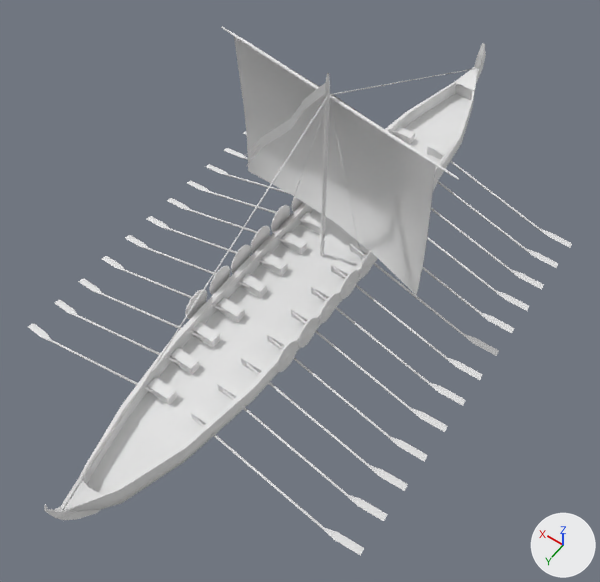
The COLLADA model art/animation/mechanical/norse_snekkja_idle.dae: old version first, new version second.
Camera for both pictures: a 50 mm camera at (-17.6, 26.3, 38.4) aimed at (-1.2, 3.4, 2.4). Lighting does not change. The marker at lower right points along +X, +Y and +Z. Where no turn or scale is listed for an object, it has been applied to the vertices. Vertices at the same position are counted once.
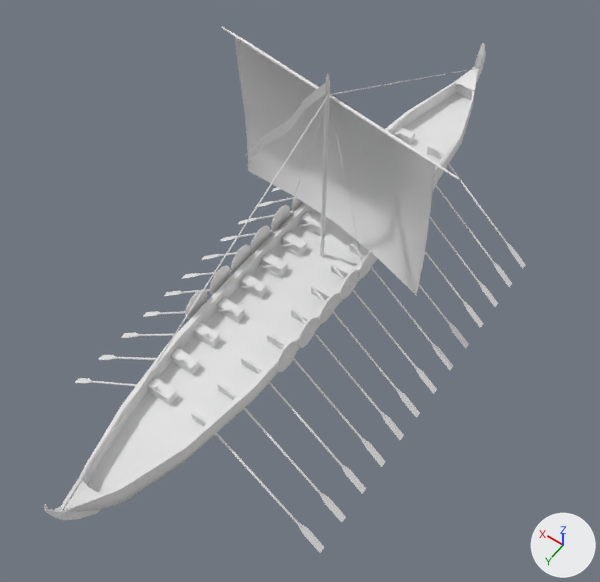
The newer file is also rescaled (x0.833) as a whole; pictures and numbers use the older file's frame.

The change, as a diff of the scene's bpy script:
```diff
--- a/art/animation/mechanical/norse_snekkja_idle.dae.py
+++ b/art/animation/mechanical/norse_snekkja_idle.dae.py
@@ me_longboat_002 @@
 # used by ob_default; location = (0.0, -0.03, -0.36)
-me_longboat_002.from_pydata(...)  # 2492 vertices, 4476 faces; spans x -11.5..11.4, y -19.5..20.8, z -0.7..14.4
+me_longboat_002.from_pydata(...)  # 2492 vertices, 4476 faces; spans x -9.1..8.9, y -19.5..20.8, z -4.2..14.4
+# me_longboat_002 part 1: the loose piece of 20 vertices spanning x -11.5..-1.5, y 10.2..10.8, z -0.7..2.2 is rebuilt with 20 vertices and now spans x -9.1..-1.5, y 10.1..10.6, z -4.2..2.3
+# me_longboat_002 part 2: the loose piece of 20 vertices spanning x -11.5..-1.5, y 4.1..4.7, z -0.7..2.2 is rebuilt with 20 vertices and now spans x -9.1..-1.5, y 4.1..4.5, z -4.2..2.3
+# me_longboat_002 part 3: 16 loose pieces with 320 vertices, spanning x -11.5..11.4, y -11.7..12.9, z -0.7..2.3, are deleted
+# me_longboat_002 part 4: 81 vertices moved from x -11.4..-1.5, y -11.7..2.6, z -0.7..3.4 to x -9.1..-1.5, y -11.6..2.6, z -4.2..3.4; 128 vertices removed from x -11.5..-1.5, y -11.8..2.7, z -0.7..3.4; 448 vertices added at x -9.1..8.9, y -11.7..12.6, z -4.2..3.4
```

Location of each change, [x1, y1, x2, y2] in pixels of the pictures (600 x 582 px):
'default', reshaped (12% narrower)
    before: [28, 27, 572, 556]
    after: [44, 27, 525, 553]
part 1 of me_longboat_002, rebuilt (26% narrower)
    before: [222, 389, 387, 521]
    after: [224, 386, 346, 523]
part 2 of me_longboat_002, rebuilt (29% narrower, 9% taller)
    before: [292, 312, 448, 432]
    after: [294, 309, 404, 440]
part 3 of me_longboat_002, deleted
    before: [28, 131, 428, 556]
part 4 of me_longboat_002, built on
    before: [313, 150, 572, 406]
    after: [75, 132, 525, 553]
